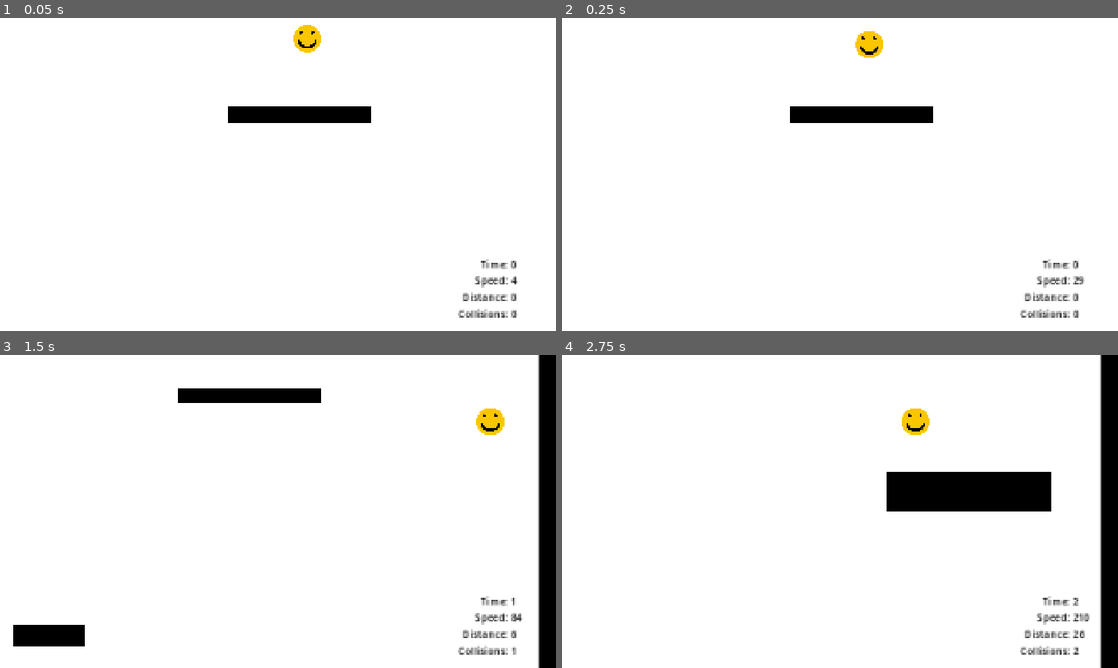
Above: before the commit, frames 1-4 (two rows, left to right).
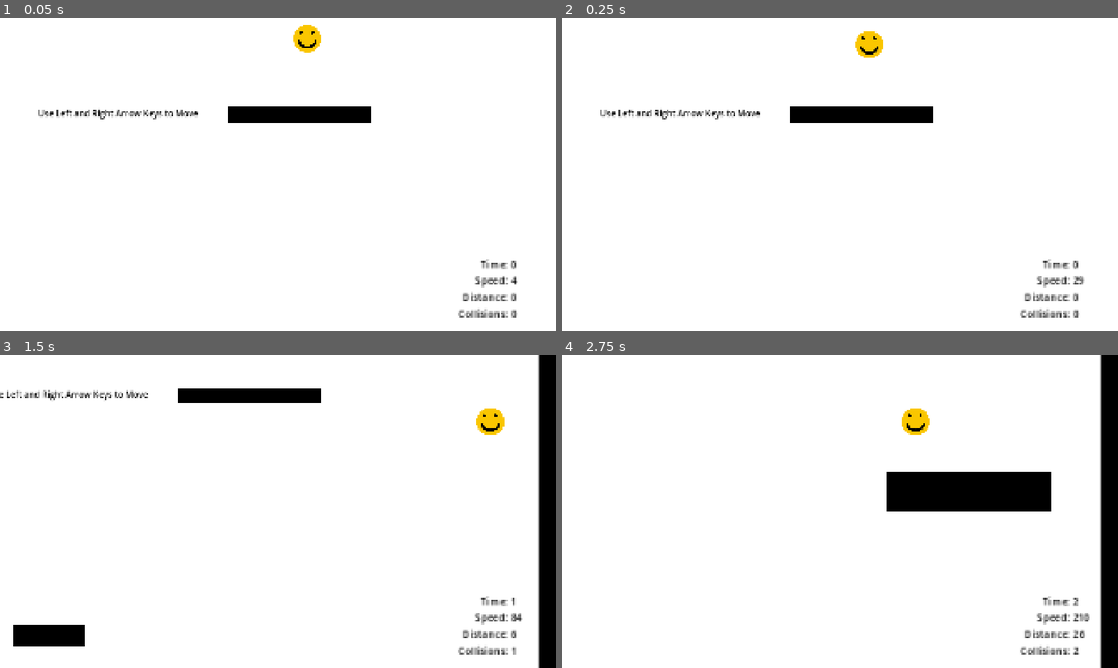
Above: after the commit, the same moments.

Repository: rickakell/FallingGame
Game: Godot game, scene res://scenes/Game.tscn
Same seed, same stepped clock (60 frames per second), same inputs: the game is played once before the commit and once after it.
Inputs:
- Up to frame 1 (0.05 s): no input
- Up to frame 2 (0.25 s): no input
- Up to frame 3 (1.5 s): hold Right (ui_right) from 0.53 s (still down)
- Up to frame 4 (2.75 s): release Right (ui_right) at 2.03 s; hold Left (ui_left) from 2.03 s (still down)

The runs differ from the first frame. In frame 1, 0.4% of the frame differs, in the area x 6-36%, y 29-33%; in frame 2, 0.4%; in frame 3, 0.4%; in frame 4, nothing differs.

Commit message:
Added instructions

Diff:
--- a/scenes/Game.tscn
+++ b/scenes/Game.tscn
@@ -738,4 +738,17 @@
 position = Vector2(-1, 0)
 shape = SubResource("WorldBoundaryShape2D_s0nni")
 
+[node name="Instructions" type="Label" parent="." unique_id=1724402782]
+z_index = 10
+offset_left = -1396.0
+offset_top = 399.00003
+offset_right = -949.0
+offset_bottom = 433.00003
+scale = Vector2(2.1889791, 2.1889791)
+theme_override_colors/font_color = Color(0, 0, 0, 1)
+theme_override_colors/font_outline_color = Color(1, 1, 1, 1)
+theme_override_constants/outline_size = 4
+theme_override_font_sizes/font_size = 24
+text = "Use Left and Right Arrow Keys to Move"
+
 [connection signal="pressed" from="GameManager/EndScreen/RestartButton" to="GameManager" method="_on_restart_button_pressed"]
